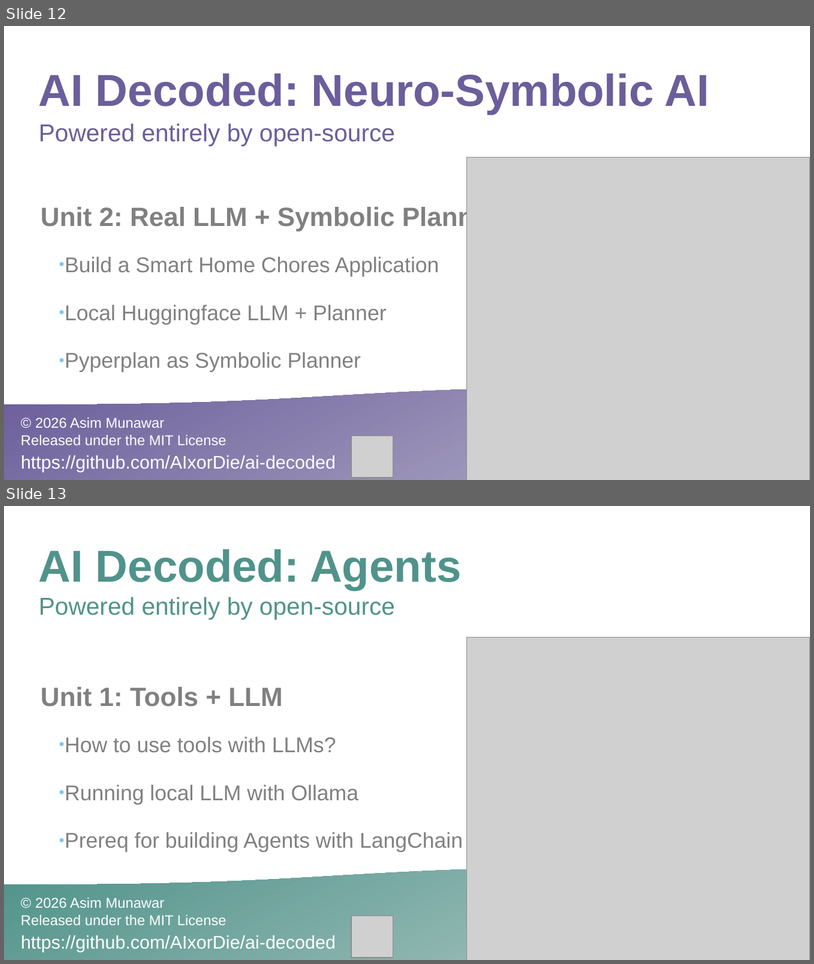
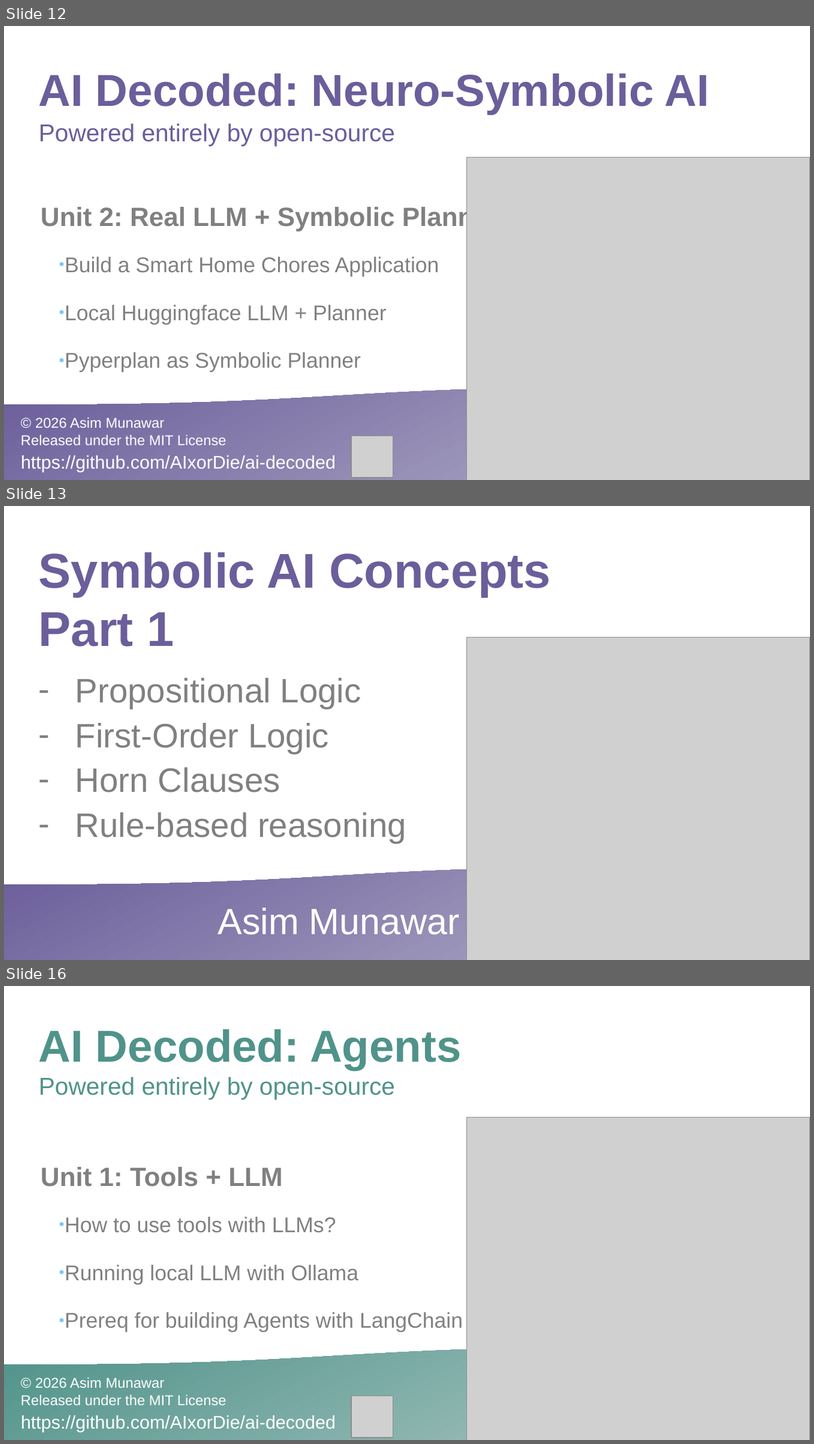
Before and after one commit to AIxorDie/ai-decoded, a slide deck: misc/yt_thumbnails.pptx. Shown one above the other, each under a label of ours: slides 12 and 13 before the commit, slides 12, 13 and 16 after it; the slides between them are not shown. The pictures are 814x964 and 814x1444 pixels, drawn with LibreOffice and Linux fonts; fonts in the diff are those of the drawing; grey boxes stand for pictures. Boxes give left, top, right and bottom in pixels: in the first picture for what was removed or moved away, otherwise in the second. Text is boxed around its words. In the diff, an @@ line names an element or a change of style, - is before the commit and + after.

Commit message:
symbolic ai added

```diff
--- a/misc/yt_thumbnails.pptx
+++ b/misc/yt_thumbnails.pptx
@@ slide 13 added at (4,506,810,960), background #FFFFFF @@
@@ title added at (39,552,551,646), 48 pt, text #6B5E9B, bold @@
+Symbolic AI Concepts
+Part 1
@@ picture added at (467,637,810,960) @@
@@ text added at (75,678,407,843), 33.3 pt, text #808080 @@
+– Propositional Logic
+– First-Order Logic
+– Horn Clauses
+– Rule-based reasoning
@@ freeform shape added at (4,866,810,960), fill gradient #B7B3CA to #6B5E9B @@
@@ text added at (218,907,460,934), 36 pt, text #FFFFFF @@
+Asim Munawar
@@ what was slide 13 is now slide 16 @@
```
Also in this commit, not shown: 1 slide changed, 5 other slides added, 3 other files.
